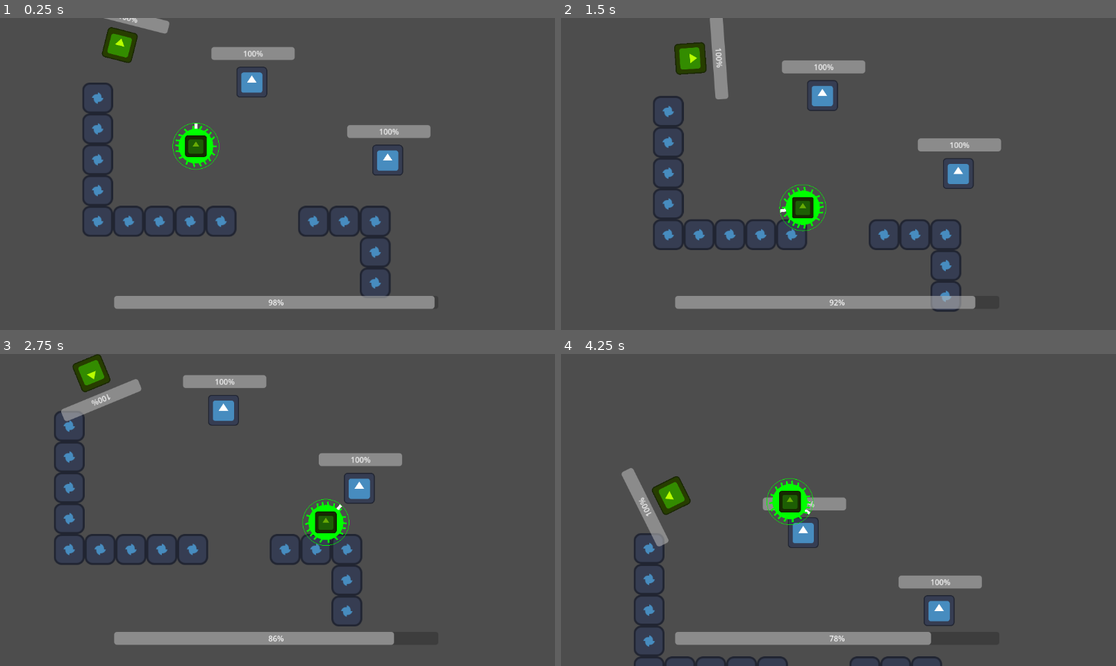
Above: before the commit, frames 1-4 (two rows, left to right).
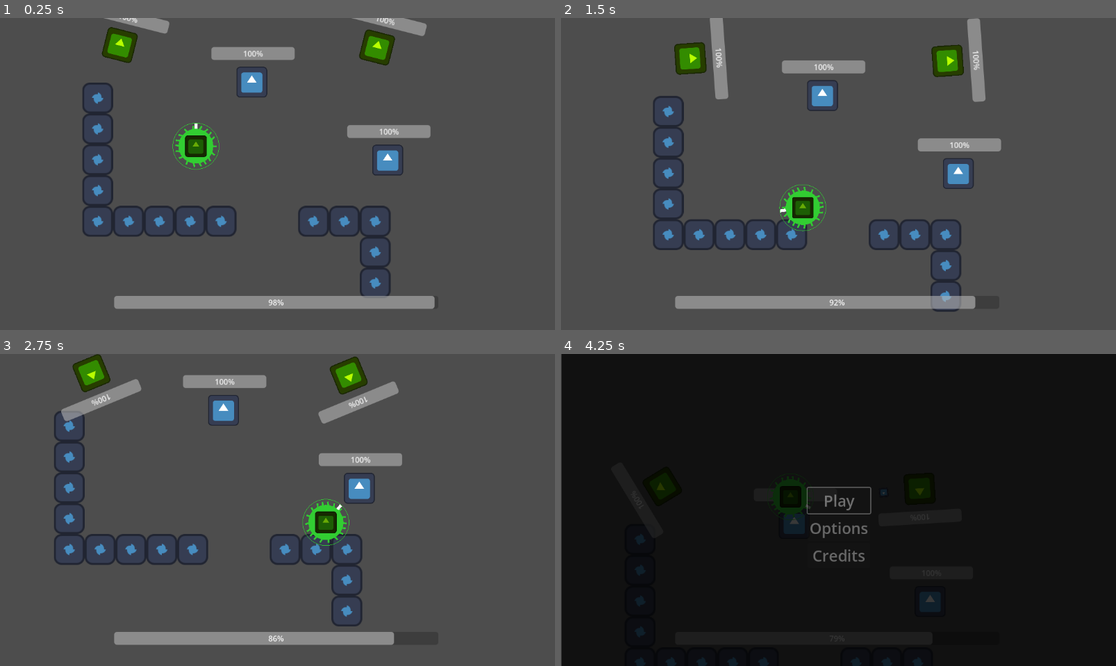
Above: after the commit, the same moments.

Repository: goldchees/wild-jam-83
Game: Godot game, scene res://test.tscn
Same seed, same stepped clock (60 frames per second), same inputs: the game is played once before the commit and once after it. The engine's default icon, where the game draws it, is replaced by a stand-in: a white triangle on a blue panel in a dark square.
Inputs (mouse positions are in pixels of both pictures, inside the frame that each line leads up to):
- Up to frame 1 (0.25 s): no input
- Up to frame 2 (1.5 s): move the mouse to (794, 158) at 0.52 s; hold D (move_right) 0.53-1.28 s; tap Space (action_1) at 0.6 s; move the mouse to (727, 189) at 1.27 s; hold S (move_down) from 1.28 s (still down); tap Q (action_2) at 1.35 s
- Up to frame 3 (2.75 s): move the mouse to (333, 441) at 2.02 s; release S (move_down) at 2.03 s; hold D (move_right) from 2.03 s (still down); tap Space (action_1) at 2.1 s
- Up to frame 4 (4.25 s): move the mouse to (810, 572) at 2.77 s; release D (move_right) at 2.78 s; hold W (move_up) 2.78-3.53 s; tap Q (action_2) at 2.85 s; move the mouse to (1005, 556) at 3.52 s; hold A (move_left) from 3.53 s (still down); tap Space (action_1) at 3.6 s; tap Escape (ui_cancel) at 4.15 s

The runs differ from the first frame. In frame 1, 1.3% of the frame differs, in the area x 31-77%, y 0-49%; in frame 2, 1.6%; in frame 3, 1.6%; in frame 4, 99%, in the area x 0-100%, y 0-100%.

Commit message:
menus

Diff:
--- a/project.godot
+++ b/project.godot
@@ -21,6 +21,38 @@
 
 [input]
 
+ui_left={
+"deadzone": 0.5,
+"events": [Object(InputEventKey,"resource_local_to_scene":false,"resource_name":"","device":0,"window_id":0,"alt_pressed":false,"shift_pressed":false,"ctrl_pressed":false,"meta_pressed":false,"pressed":false,"keycode":4194319,"physical_keycode":0,"key_label":0,"unicode":0,"location":0,"echo":false,"script":null)
+, Object(InputEventJoypadButton,"resource_local_to_scene":false,"resource_name":"","device":0,"button_index":13,"pressure":0.0,"pressed":false,"script":null)
+, Object(InputEventJoypadMotion,"resource_local_to_scene":false,"resource_name":"","device":0,"axis":0,"axis_value":-1.0,"script":null)
+, Object(InputEventKey,"resource_local_to_scene":false,"resource_name":"","device":-1,"window_id":0,"alt_pressed":false,"shift_pressed":false,"ctrl_pressed":false,"meta_pressed":false,"pressed":false,"keycode":0,"physical_keycode":65,"key_label":0,"unicode":97,"location":0,"echo":false,"script":null)
+]
+}
+ui_right={
+"deadzone": 0.5,
+"events": [Object(InputEventKey,"resource_local_to_scene":false,"resource_name":"","device":0,"window_id":0,"alt_pressed":false,"shift_pressed":false,"ctrl_pressed":false,"meta_pressed":false,"pressed":false,"keycode":4194321,"physical_keycode":0,"key_label":0,"unicode":0,"location":0,"echo":false,"script":null)
+, Object(InputEventJoypadButton,"resource_local_to_scene":false,"resource_name":"","device":0,"button_index":14,"pressure":0.0,"pressed":false,"script":null)
+, Object(InputEventJoypadMotion,"resource_local_to_scene":false,"resource_name":"","device":0,"axis":0,"axis_value":1.0,"script":null)
+, Object(InputEventKey,"resource_local_to_scene":false,"resource_name":"","device":-1,"window_id":0,"alt_pressed":false,"shift_pressed":false,"ctrl_pressed":false,"meta_pressed":false,"pressed":false,"keycode":0,"physical_keycode":68,"key_label":0,"unicode":100,"location":0,"echo":false,"script":null)
+]
+}
+ui_up={
+"deadzone": 0.5,
+"events": [Object(InputEventKey,"resource_local_to_scene":false,"resource_name":"","device":0,"window_id":0,"alt_pressed":false,"shift_pressed":false,"ctrl_pressed":false,"meta_pressed":false,"pressed":false,"keycode":4194320,"physical_keycode":0,"key_label":0,"unicode":0,"location":0,"echo":false,"script":null)
+, Object(InputEventJoypadButton,"resource_local_to_scene":false,"resource_name":"","device":0,"button_index":11,"pressure":0.0,"pressed":false,"script":null)
+, Object(InputEventJoypadMotion,"resource_local_to_scene":false,"resource_name":"","device":0,"axis":1,"axis_value":-1.0,"script":null)
+, Object(InputEventKey,"resource_local_to_scene":false,"resource_name":"","device":-1,"window_id":0,"alt_pressed":false,"shift_pressed":false,"ctrl_pressed":false,"meta_pressed":false,"pressed":false,"keycode":0,"physical_keycode":87,"key_label":0,"unicode":119,"location":0,"echo":false,"script":null)
+]
+}
+ui_down={
+"deadzone": 0.5,
+"events": [Object(InputEventKey,"resource_local_to_scene":false,"resource_name":"","device":0,"window_id":0,"alt_pressed":false,"shift_pressed":false,"ctrl_pressed":false,"meta_pressed":false,"pressed":false,"keycode":4194322,"physical_keycode":0,"key_label":0,"unicode":0,"location":0,"echo":false,"script":null)
+, Object(InputEventJoypadButton,"resource_local_to_scene":false,"resource_name":"","device":0,"button_index":12,"pressure":0.0,"pressed":false,"script":null)
+, Object(InputEventJoypadMotion,"resource_local_to_scene":false,"resource_name":"","device":0,"axis":1,"axis_value":1.0,"script":null)
+, Object(InputEventKey,"resource_local_to_scene":false,"resource_name":"","device":-1,"window_id":0,"alt_pressed":false,"shift_pressed":false,"ctrl_pressed":false,"meta_pressed":false,"pressed":false,"keycode":0,"physical_keycode":83,"key_label":0,"unicode":115,"location":0,"echo":false,"script":null)
+]
+}
 move_left={
 "deadzone": 0.2,
 "events": [Object(InputEventKey,"resource_local_to_scene":false,"resource_name":"","device":-1,"window_id":0,"alt_press …(191 unchanged characters)…
--- a/scripts/player.gd
+++ b/scripts/player.gd
@@ -121,8 +121,10 @@
 		host.is_possessed = true
 
 func _draw():
+	var color = Color.LIME_GREEN
+
 	draw_line(Vector2.ZERO,aim * 48,Color.WHITE, 6.0)
-	draw_circle(Vector2.ZERO,48,Color.GREEN,false)
+	draw_circle(Vector2.ZERO,48,color,false)
 
 	if (reaching):
 		var resolution = 20
@@ -134,17 +136,18 @@
 			var easing: float = min(i,4) / 4
 			var offset1: Vector2 = perpendicular * sin(i + wiggle) * min((resolution - i)*(resolution - i) * 0.05 + 1,24) * easing
 			points.push_back(tentacle_tip.normalized() * i * length / resolution + offset1)
-		draw_polyline(points,Color.GREEN,4)
+		draw_polyline(points,color,4)
 
-	var pulse_radius = 36 + sin(wiggle) * 0.75
-	draw_circle(Vector2.ZERO, pulse_radius, Color.GREEN, true)
-	var wiggle_resolution = 18
-	var radius = 32.0
-	var wiggle_length = 11.0
-	for i in wiggle_resolution:
-		var angle = i * TAU / wiggle_resolution
-		var dir = Vector2.RIGHT.rotated(angle)
-		var base_pos = dir * radius
-		var wiggle_offset = sin(wiggle + i) * 5.0
-		var end_pos = base_pos + dir * wiggle_length + dir.rotated(PI / 2) * wiggle_offset
-		draw_line(base_pos, end_pos, Color.GREEN, 3.5)
+	if (!is_possessing):
+		var pulse_radius = 36 + sin(wiggle) * 0.75
+		draw_circle(Vector2.ZERO, pulse_radius, color, true)
+		var wiggle_resolution = 18
+		var radius = 32.0
+		var wiggle_length = 11.0
+		for i in wiggle_resolution:
+			var angle = i * TAU / wiggle_resolution
+			var dir = Vector2.RIGHT.rotated(angle)
+			var base_pos = dir * radius
+			var wiggle_offset = sin(wiggle + i) * 5.0
+			var end_pos = base_pos + dir * wiggle_length + dir.rotated(PI / 2) * wiggle_offset
+			draw_line(base_pos, end_pos, color, 3.5)
--- a/test.tscn
+++ b/test.tscn
@@ -1,8 +1,9 @@
-[gd_scene load_steps=9 format=4 uid="uid://bewnpp2hypupy"]
+[gd_scene load_steps=10 format=4 uid="uid://bewnpp2hypupy"]
 
 [ext_resource type="PackedScene" uid="uid://b5813cp1ww1g8" path="res://scenes/entity.tscn" id="3_6uqi0"]
 [ext_resource type="Script" uid="uid://3rw8577ktcri" path="res://scripts/camera_controller.gd" id="4_ppyta"]
 [ext_resource type="Texture2D" uid="uid://8kskkqdaqsal" path="res://assets/icon.svg" id="5_ykrsh"]
+[ext_resource type="PackedScene" uid="uid://br4f1oqurh7vs" path="res://ui/menus.tscn" id="6_ehkex"]
 [ext_resource type="PackedScene" uid="uid://l434tuoh7hpu" path="res://scenes/enemy_guard.tscn" id="6_g14j6"]
 [ext_resource type="PackedScene" uid="uid://0ttdc2eydk86" path="res://scenes/player.tscn" id="6_vbegm"]
 
@@ -54,3 +55,10 @@
 
 [node name="Player" parent="." instance=ExtResource("6_vbegm")]
 position = Vector2(492, 324)
+
+[node name="Guard2" parent="." instance=ExtResource("6_g14j6")]
+position = Vector2(868, 119)
+
+[node name="CanvasLayer" type="CanvasLayer" parent="."]
+
+[node name="Control" parent="CanvasLayer" instance=ExtResource("6_ehkex")]
--- /dev/null
+++ b/ui/button.tscn
@@ -0,0 +1,9 @@
+[gd_scene load_steps=2 format=3 uid="uid://blqwuluky0pjq"]
+
+[ext_resource type="Theme" uid="uid://dt5352wm7xu5k" path="res://ui/ui_theme.tres" id="1_0dg7g"]
+
+[node name="Button" type="Button"]
+offset_right = 82.0
+offset_bottom = 53.0
+theme = ExtResource("1_0dg7g")
+text = "Button"
--- /dev/null
+++ b/ui/menu.gd
@@ -0,0 +1,2 @@
+extends Node
+class_name Menu
--- /dev/null
+++ b/ui/menu_controller.gd
@@ -0,0 +1,80 @@
+extends Control
+
+var paused: bool = false
+
+func _on_focus_changed(control: Control) -> void:
+    print(control)
+
+@onready var main_menu: Menu = $Main
+@onready var options_menu: Menu = $Options
+@onready var credits_menu: Menu = $Credits
+
+var active_menu: Menu = null
+
+func all_menus():
+    return [main_menu,options_menu,credits_menu]
+
+func _ready() -> void:
+    process_mode = Node.PROCESS_MODE_ALWAYS
+    resume_game()
+
+    for menu in all_menus():
+        menu.visible = false
+
+        var back_button = menu.get_node_or_null("Back")
+        if (back_button):
+            back_button.connect("button_down",func(): open(main_menu))
+
+    $Main/Play.connect("button_down",func(): resume_game())
+    $Main/Options.connect("button_down",func(): open(options_menu))
+    $Main/Credits.connect("button_down",func(): open(credits_menu))
+
+func _input(_delta):
+    if Input.is_action_just_pressed("ui_cancel"):
+        if (!paused):
+            pause_game()
+            _show_menu(main_menu)
+            return
+
+        if (active_menu != main_menu):
+            open(main_menu)
+        else:
+            resume_game()
+
+func open_main_menu():
+    open(main_menu)
+
+func open(menu: Menu):
+    _hide_menu(active_menu)
+    _show_menu(menu)
+
+func _hide_menu(menu: Menu):
+    if (!active_menu): return
+    menu.visible = false
+
+func _show_menu(menu: Menu):
+    active_menu = menu
+    menu.visible = true
+    for child in menu.get_children():
+        if (child is Button):
+            child.grab_focus()
+            break
+
+    var tween = create_tween()
+    var pos = menu.position
+    menu.position += Vector2(0,64)
+    tween.set_parallel(true)
+    tween.tween_property(menu, "position",pos, 0.2)
+    menu.modulate = Color(1,1,1,0)
+    tween.tween_property(menu, "modulate",Color(1,1,1,1), 0.2)
+
+func pause_game():
+    get_tree().paused = true
+    visible = true
+    paused = true
+
+func resume_game():
+    get_tree().paused = false
+    visible = false
+    paused = false
+    active_menu = null
--- /dev/null
+++ b/ui/menus.tscn
@@ -0,0 +1,113 @@
+[gd_scene load_steps=5 format=3 uid="uid://br4f1oqurh7vs"]
+
+[ext_resource type="Script" uid="uid://bpxsdlx1fpnk6" path="res://ui/menu_controller.gd" id="1_yqeox"]
+[ext_resource type="Script" uid="uid://c0clcs12gvysp" path="res://ui/menu.gd" id="2_4c782"]
+[ext_resource type="Theme" uid="uid://dt5352wm7xu5k" path="res://ui/ui_theme.tres" id="2_udkah"]
+[ext_resource type="PackedScene" uid="uid://blqwuluky0pjq" path="res://ui/button.tscn" id="4_8c2p2"]
+
+[node name="Control" type="Control"]
+layout_mode = 3
+anchors_preset = 15
+anchor_right = 1.0
+anchor_bottom = 1.0
+offset_left = 1.0
+offset_right = 1.0
+grow_horizontal = 2
+grow_vertical = 2
+size_flags_horizontal = 3
+size_flags_vertical = 3
+script = ExtResource("1_yqeox")
+
+[node name="Background" type="ColorRect" parent="."]
+layout_mode = 1
+anchors_preset = 15
+anchor_right = 1.0
+anchor_bottom = 1.0
+grow_horizontal = 2
+grow_vertical = 2
+color = Color(0, 0, 0, 0.780392)
+
+[node name="Main" type="VBoxContainer" parent="."]
+layout_mode = 1
+anchors_preset = 8
+anchor_left = 0.5
+anchor_top = 0.5
+anchor_right = 0.5
+anchor_bottom = 0.5
+offset_left = -65.0
+offset_top = -83.5
+offset_right = 65.0
+offset_bottom = 83.5
+grow_horizontal = 2
+grow_vertical = 2
+script = ExtResource("2_4c782")
+
+[node name="Play" parent="Main" instance=ExtResource("4_8c2p2")]
+layout_mode = 2
+text = "Play"
+
+[node name="Options" parent="Main" instance=ExtResource("4_8c2p2")]
+layout_mode = 2
+text = "Options"
+
+[node name="Credits" parent="Main" instance=ExtResource("4_8c2p2")]
+layout_mode = 2
+text = "Credits"
+
+[node name="Options" type="VBoxContainer" parent="."]
+visible = false
+layout_mode = 1
+anchors_preset = 8
+anchor_left = 0.5
+anchor_top = 0.5
+anchor_right = 0.5
+anchor_bottom = 0.5
+offset_left = -187.5
+offset_top = -83.5
+offset_right = 187.5
+offset_bottom = 83.5
+grow_horizontal = 2
+grow_vertical = 2
+script = ExtResource("2_4c782")
+
+[node name="CheckButton" type="CheckButton" parent="Options"]
+layout_mode = 2
+theme = ExtResource("2_udkah")
+text = "Toggle awesomeness"
+
+[node name="Back" parent="Options" instance=ExtResource("4_8c2p2")]
+layout_mode = 2
+text = "Back"
+
+[node name="Credits" type="VBoxContainer" parent="."]
+visible = false
+layout_mode = 1
+anchors_preset = 8
+anchor_left = 0.5
+anchor_top = 0.5
+anchor_right = 0.5
+anchor_bottom = 0.5
+offset_left = -100.0
+offset_top = -141.0
+offset_right = 100.0
+offset_bottom = 141.0
+grow_horizontal = 2
+grow_vertical = 2
+script = ExtResource("2_4c782")
+
+[node name="RichTextLabel" type="RichTextLabel" parent="Credits"]
+clip_contents = false
+layout_mode = 2
+theme = ExtResource("2_udkah")
+text = "Credits:
+Breeze
+Game_Log
+Loxo
+Mae
+"
+fit_content = true
+horizontal_alignment = 1
+
+[node name="Back" parent="Credits" instance=ExtResource("4_8c2p2")]
+layout_mode = 2
+text = "Back"
--- /dev/null
+++ b/ui/ui_theme.tres
@@ -0,0 +1,4 @@
+[gd_resource type="Theme" format=3 uid="uid://dt5352wm7xu5k"]
+
+[resource]
+default_font_size = 32
Not shown, added: ui/menu.gd.uid
Not shown, added: ui/menu_controller.gd.uid
